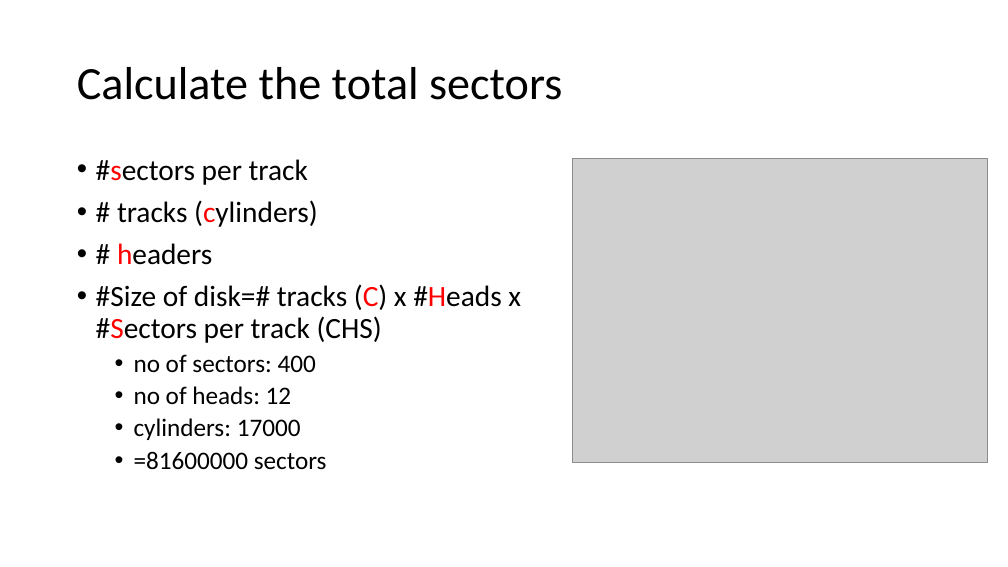
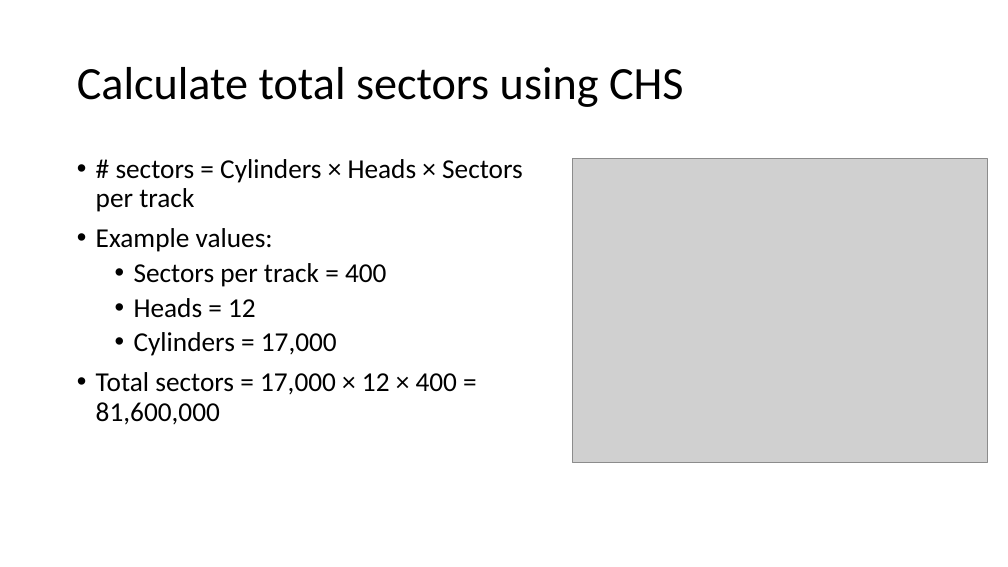
Before and after one commit to frankwxu/Digital-Forensics-Basic-Book, a slide deck: slide 14 of PPTs/Ch3_Computer_Systems_and_Digital_Evidence.pptx. Drawn at 1008x567 pixels with LibreOffice and Linux fonts; fonts in the diff are those of the drawing; grey boxes stand for pictures; background and template pictures are left out. Boxes give left, top, right and bottom in pixels: in the first picture for what was removed or moved away, otherwise in the second. Text is boxed around its words. In the diff, an @@ line names an element or a change of style, - is before the commit and + after.

```diff
--- a/PPTs/Ch3_Computer_Systems_and_Digital_Evidence.pptx
+++ b/PPTs/Ch3_Computer_Systems_and_Digital_Evidence.pptx
@@ title at [77,67,684,107]: text changed @@
-Calculate the total sectors
+Calculate total sectors using CHS
@@ text at [96,159,523,425]: text changed; size 28 to 26 pt @@
-• #sectors per track
-• # tracks (cylinders)
-• # headers
-• #Size of disk=# tracks (C) x #Heads x #Sectors per track (CHS)
-  • no of sectors: 400
-  • no of heads: 12
-  • cylinders: 17000
-  • =81600000 sectors
+• # sectors = Cylinders × Heads × Sectors per track
+• Example values:
+  • Sectors per track = 400
+  • Heads = 12
+  • Cylinders = 17,000
+• Total sectors = 17,000 × 12 × 400 = 81,600,000
```
Also in this commit, not shown: 31 other slides changed, 6 slides added, 10 slides removed, 1 other file.
